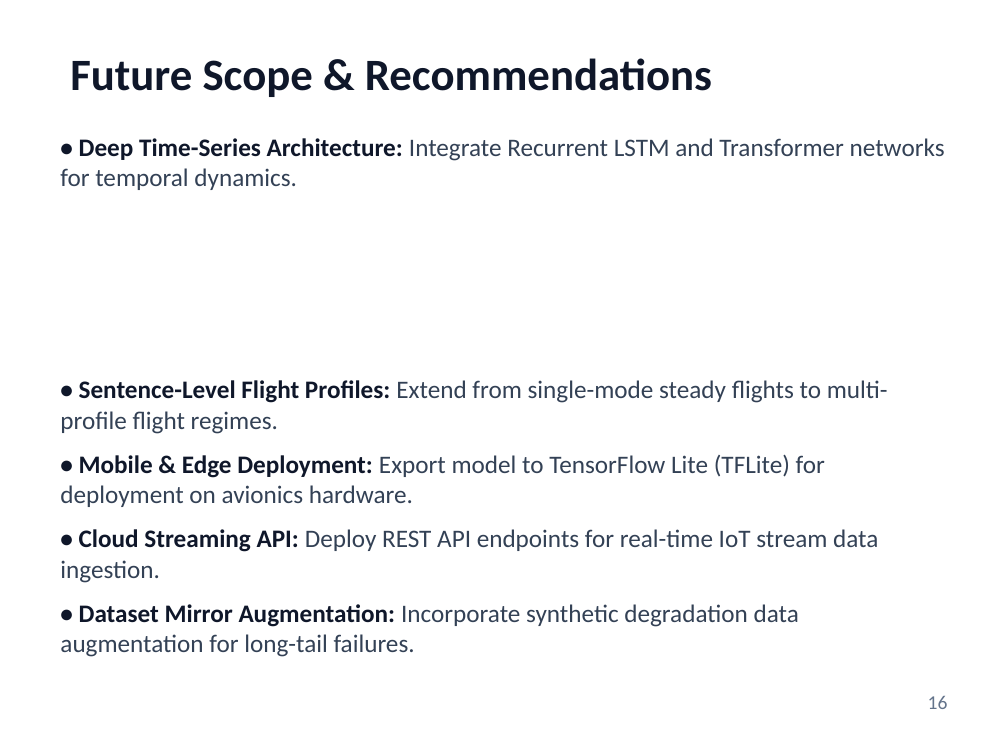
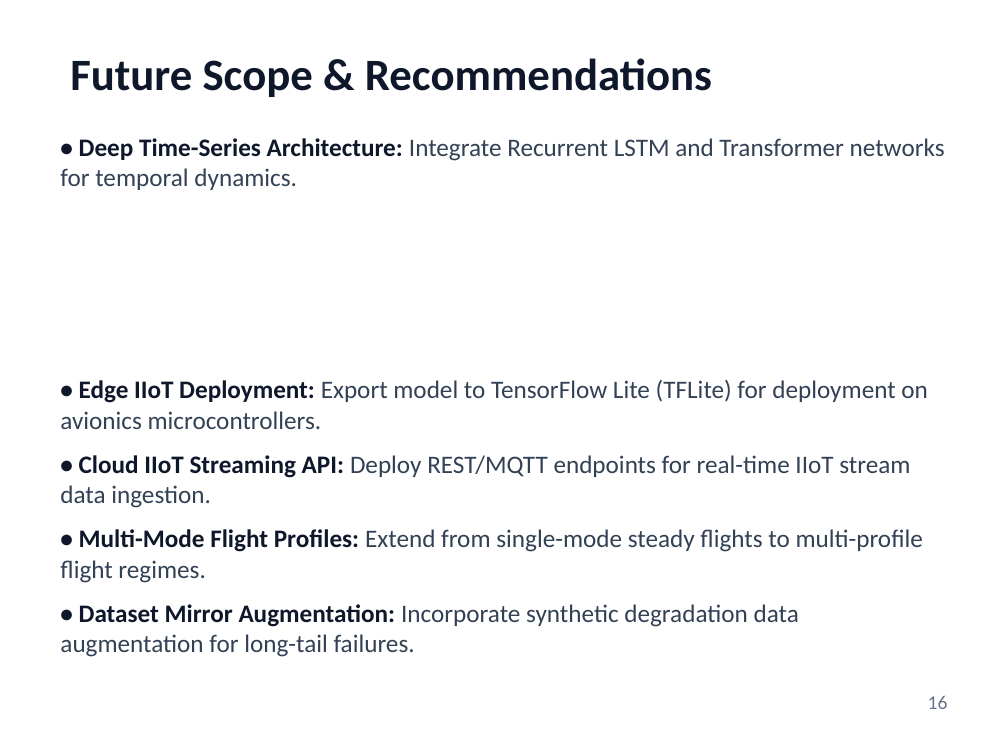
Before and after one commit to PiyushTiwari2051/Predictive-Master, a slide deck: slide 16 of Internship Presentation PPTs Template Final.pptx. Drawn at 1008x756 pixels with LibreOffice and Linux fonts; fonts in the diff are those of the drawing. Boxes give left, top, right and bottom in pixels: in the first picture for what was removed or moved away, otherwise in the second. Text is boxed around its words. In the diff, an @@ line names an element or a change of style, - is before the commit and + after.

```diff
--- a/Internship Presentation PPTs Template Final.pptx
+++ b/Internship Presentation PPTs Template Final.pptx
@@ text at box(60, 380, 928, 583): text changed @@
-• Sentence-Level Flight Profiles: Extend from single-mode steady flights to multi-profile flight regimes.
-• Mobile & Edge Deployment: Export model to TensorFlow Lite (TFLite) for deployment on avionics hardware.
-• Cloud Streaming API: Deploy REST API endpoints for real-time IoT stream data ingestion.
+• Edge IIoT Deployment: Export model to TensorFlow Lite (TFLite) for deployment on avionics microcontrollers.
+• Cloud IIoT Streaming API: Deploy REST/MQTT endpoints for real-time IIoT stream data ingestion.
+• Multi-Mode Flight Profiles: Extend from single-mode steady flights to multi-profile flight regimes.
```
Also in this commit, not shown: 10 other slides changed, 1 other file.
